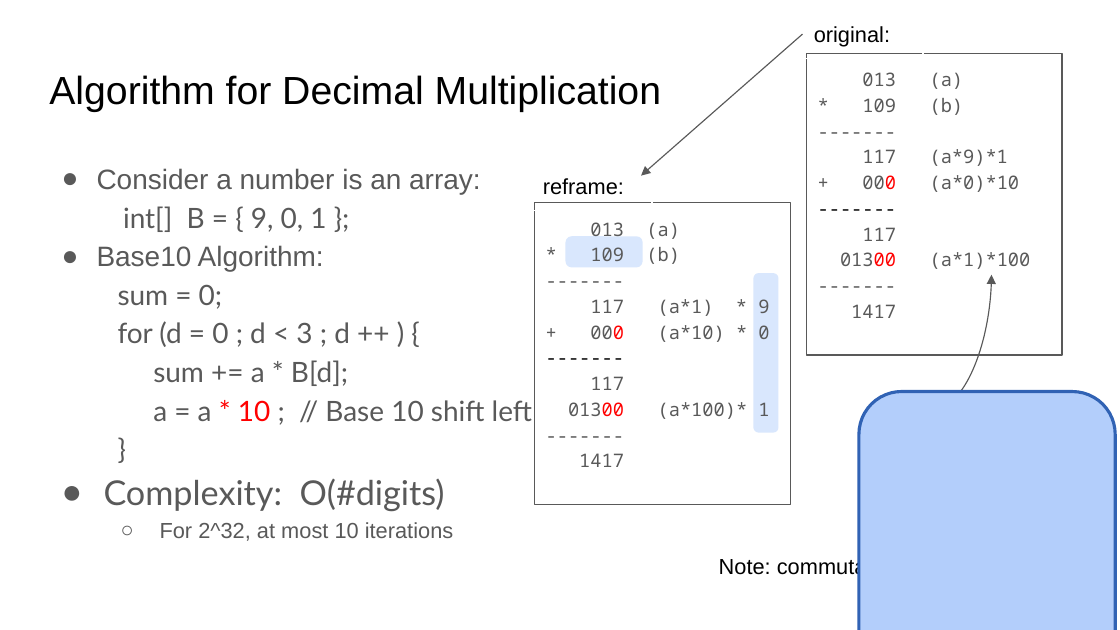
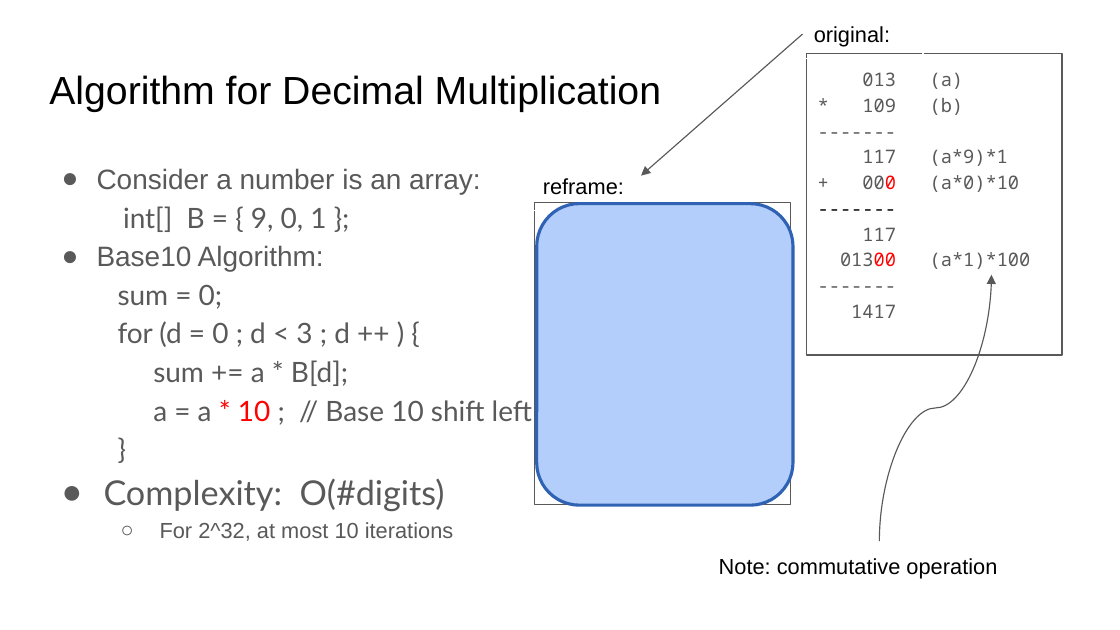
Before and after one commit to sgarcia0206/comp122-f23, a slide deck: slide 2 of format-encodings/slide_presentations/.hidden/multiplication.pptx. Drawn at 1120x630 pixels with LibreOffice and Linux fonts; fonts in the diff are those of the drawing. Boxes give left, top, right and bottom in pixels: in the first picture for what was removed or moved away, otherwise in the second. Text is boxed around its words. In the diff, an @@ line names an element or a change of style, - is before the commit and + after.

```diff
--- a/format-encodings/slide_presentations/.hidden/multiplication.pptx
+++ b/format-encodings/slide_presentations/.hidden/multiplication.pptx
@@ rounded rectangle: place and size @@
-rounded rectangle at [859, 392, 1116, 630]
+rounded rectangle at [536, 204, 793, 505]
@@ rounded rectangle removed at [567, 238, 641, 266] @@
@@ rounded rectangle removed at [755, 274, 777, 431] @@
```
Also in this commit, not shown: 1 other slide changed, 2 other files.
